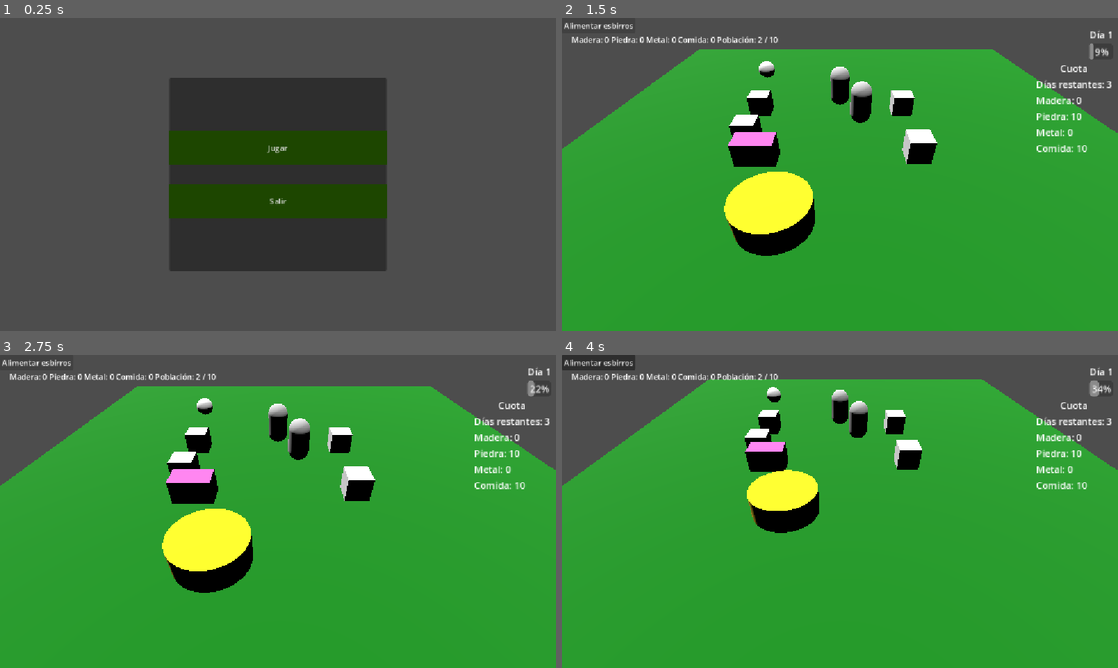
Above: before the commit, frames 1-4 (two rows, left to right).
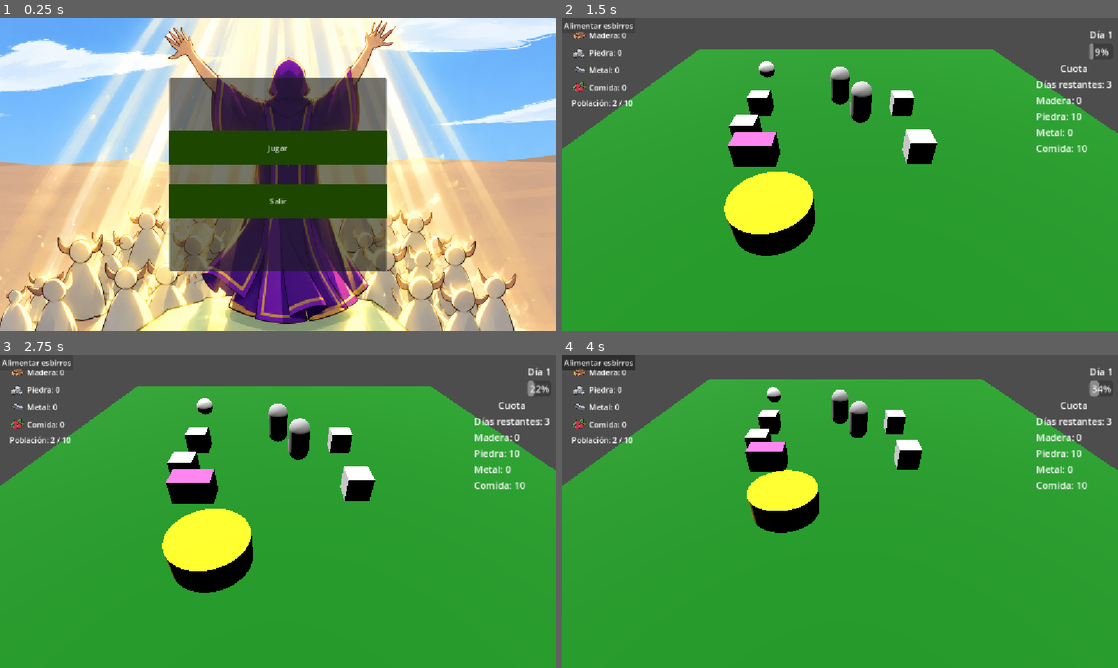
Above: after the commit, the same moments.

Repository: GonzaloDP/Proto-team-2
Game: Godot game, scene res://Escenas/Main_Menu.tscn
Two runs of this game, one before a commit and one after it. Both use one fixed random seed, a clock stepped at 60 frames per second and the inputs below. The engine's default icon, where the game draws it, is replaced by a stand-in: a white triangle on a blue panel in a dark square.
Inputs (mouse positions are in pixels of both pictures, inside the frame that each line leads up to):
- Up to frame 1 (0.25 s): no input
- Up to frame 2 (1.5 s): click "Jugar" at 0.5 s; click "Alimentar esbirros" at 1.25 s
- Up to frame 3 (2.75 s): click "Alimentar esbirros" at 2 s
- Up to frame 4 (4 s): click "Alimentar esbirros" at 2.75 s; tap Enter at 3.5 s; move the mouse to (962, 495) at 3.52 s; tap S (CamAbajo) at 3.6 s; click (962, 495) at 3.67 s

The runs differ from the first frame. In frame 1, 86% of the frame differs, in the area x 0-100%, y 0-100%; in frame 2, 1.0%; in frame 3, 1.0%; in frame 4, 1.0%.

Commit message:
Iconos y main menu ilustracion

Diff:
--- a/proto-team-2/Escenas/HUD_Unidad.tscn
+++ b/proto-team-2/Escenas/HUD_Unidad.tscn
@@ -1,6 +1,11 @@
 [gd_scene format=3 uid="uid://bkvj7woegk1v6"]
 
 [ext_resource type="Script" uid="uid://caen83bucpfys" path="res://Scripts/hud_unidad.gd" id="1_22wvu"]
+[ext_resource type="Texture2D" uid="uid://b20tk7nm1d56x" path="res://Assets/Gráficos 2D/Iconos/icono recoleccion.png" id="2_6bmu8"]
+[ext_resource type="Texture2D" uid="uid://qrn12u1hlggw" path="res://Assets/Gráficos 2D/Iconos/icono Velocidad de Rep.png" id="3_w7g60"]
+[ext_resource type="Texture2D" uid="uid://cm1kjpjl1akqh" path="res://Assets/Gráficos 2D/Iconos/Icono de velocidad de movimientp.png" id="4_nfvn5"]
+[ext_resource type="Texture2D" uid="uid://d2uhjr4pqb7xl" path="res://Assets/Gráficos 2D/Iconos/Icono Velocidad de Cons.png" id="5_gg6ah"]
+[ext_resource type="Texture2D" uid="uid://ckxasknebu2ae" path="res://Assets/Gráficos 2D/Iconos/icono saciedad.png" id="6_imowq"]
 
 [node name="HUD_Unidad" type="Control" unique_id=1556987955]
 layout_mode = 3
@@ -57,33 +62,42 @@
 size_flags_vertical = 8
 columns = 2
 
-[node name="IconoRecoleccion" type="Label" parent="Panel/Margen/Contenido/Atributos" unique_id=34072369]
+[node name="IconoRecoleccion" type="TextureRect" parent="Panel/Margen/Contenido/Atributos" unique_id=266918361]
 layout_mode = 2
-size_flags_vertical = 1
+texture = ExtResource("2_6bmu8")
+expand_mode = 2
 
 [node name="ValorRecoleccion" type="Label" parent="Panel/Margen/Contenido/Atributos" unique_id=459318186]
 layout_mode = 2
 
-[node name="IconoReproduccion" type="Label" parent="Panel/Margen/Contenido/Atributos" unique_id=878622524]
+[node name="IconoReproduccion" type="TextureRect" parent="Panel/Margen/Contenido/Atributos" unique_id=429206556]
 layout_mode = 2
+texture = ExtResource("3_w7g60")
+expand_mode = 2
 
 [node name="ValorReproduccion" type="Label" parent="Panel/Margen/Contenido/Atributos" unique_id=511207368]
 layout_mode = 2
 
-[node name="IconoMovimiento" type="Label" parent="Panel/Margen/Contenido/Atributos" unique_id=996533253]
+[node name="IconoMovimiento" type="TextureRect" parent="Panel/Margen/Contenido/Atributos" unique_id=1612504070]
 layout_mode = 2
+texture = ExtResource("4_nfvn5")
+expand_mode = 2
 
 [node name="ValorMovimiento" type="Label" parent="Panel/Margen/Contenido/Atributos" unique_id=1582661789]
 layout_mode = 2
 
-[node name="IconoConstruccion" type="Label" parent="Panel/Margen/Contenido/Atributos" unique_id=624040747]
+[node name="IconoConstruccion" type="TextureRect" parent="Panel/Margen/Contenido/Atributos" unique_id=63744130]
 layout_mode = 2
+texture = ExtResource("5_gg6ah")
+expand_mode = 2
 
 [node name="ValorConstruccion" type="Label" parent="Panel/Margen/Contenido/Atributos" unique_id=2016882252]
 layout_mode = 2
 
-[node name="IconoSaciedad" type="Label" parent="Panel/Margen/Contenido/Atributos" unique_id=215746989]
+[node name="IconoSaciedad" type="TextureRect" parent="Panel/Margen/Contenido/Atributos" unique_id=1619911611]
 layout_mode = 2
+texture = ExtResource("6_imowq")
+expand_mode = 2
 
 [node name="ValorSaciedad" type="Label" parent="Panel/Margen/Contenido/Atributos" unique_id=1671871530]
 layout_mode = 2
--- a/proto-team-2/Escenas/Level.tscn
+++ b/proto-team-2/Escenas/Level.tscn
@@ -16,9 +16,13 @@
 [ext_resource type="PackedScene" uid="uid://dkbr30n3bn7y4" path="res://Escenas/Recurso_unidad.tscn" id="12_6tp1g"]
 [ext_resource type="Script" uid="uid://dxptnbkd0tpec" path="res://Scripts/pause_menu.gd" id="12_a2mc0"]
 [ext_resource type="PackedScene" uid="uid://c0uoncfpsqxot" path="res://Escenas/Edificio_Reproducción.tscn" id="13_iqjgs"]
+[ext_resource type="Texture2D" uid="uid://c6qu3qu2eba7" path="res://Assets/Gráficos 2D/Iconos/Icono Madera.png" id="13_jbvcs"]
 [ext_resource type="Script" uid="uid://xyn54yubrflu" path="res://Scripts/day_manager.gd" id="13_ohlfa"]
+[ext_resource type="Texture2D" uid="uid://b2qu4v2btafcp" path="res://Assets/Gráficos 2D/Iconos/Icono comida.png" id="13_xpcoj"]
+[ext_resource type="Texture2D" uid="uid://ddmht60gnuwmf" path="res://Assets/Gráficos 2D/Iconos/Icono Piedra.png" id="14_k85as"]
 [ext_resource type="Script" uid="uid://cc08vd22bdeu5" path="res://Scripts/cuota.gd" id="14_tid47"]
 [ext_resource type="Texture2D" uid="uid://b18xa68b7nuqd" path="res://Assets/Gráficos 2D/Construcción UI/Martillo Icono.png" id="15_65587"]
+[ext_resource type="Texture2D" uid="uid://d1dxqpth6omnr" path="res://Assets/Gráficos 2D/Iconos/icono Metal.png" id="15_kour3"]
 [ext_resource type="Script" uid="uid://c4auf7cjj024c" path="res://Scripts/menu_construccion.gd" id="15_tid47"]
 [ext_resource type="Script" uid="uid://bm0vvop2w0grr" path="res://Scripts/penalties_manager.gd" id="18_xytri"]
 [ext_resource type="PackedScene" uid="uid://b4f5ki2p41ee1" path="res://Escenas/Edificio_Comedor.tscn" id="19_ofqdk"]
@@ -128,24 +132,64 @@
 offset_bottom = 70.0
 script = ExtResource("9_kcfce")
 
-[node name="HBoxContainer" type="HBoxContainer" parent="UI/InventarioUI" unique_id=925857572]
-layout_mode = 0
-offset_right = 400.0
-offset_bottom = 50.0
-
-[node name="LabelMadera" type="Label" parent="UI/InventarioUI/HBoxContainer" unique_id=204743402]
-layout_mode = 2
-
-[node name="LabelPiedra" type="Label" parent="UI/InventarioUI/HBoxContainer" unique_id=1861554169]
-layout_mode = 2
-
-[node name="LabelMetal" type="Label" parent="UI/InventarioUI/HBoxContainer" unique_id=2125560515]
-layout_mode = 2
-
-[node name="LabelComida" type="Label" parent="UI/InventarioUI/HBoxContainer" unique_id=874767175]
-layout_mode = 2
-
-[node name="LabelPoblación" type="Label" parent="UI/InventarioUI/HBoxContainer" unique_id=566696229]
+[node name="VBoxContainer" type="VBoxContainer" parent="UI/InventarioUI" unique_id=1117051341]
+layout_mode = 0
+offset_right = 40.0
+offset_bottom = 40.0
+
+[node name="HBoxContainer" type="HBoxContainer" parent="UI/InventarioUI/VBoxContainer" unique_id=925857572]
+layout_mode = 2
+
+[node name="IconMadera" type="TextureRect" parent="UI/InventarioUI/VBoxContainer/HBoxContainer" unique_id=507528787]
+custom_minimum_size = Vector2(32, 32)
+layout_mode = 2
+texture = ExtResource("13_jbvcs")
+expand_mode = 1
+stretch_mode = 5
+
+[node name="LabelMadera" type="Label" parent="UI/InventarioUI/VBoxContainer/HBoxContainer" unique_id=204743402]
+layout_mode = 2
+
+[node name="HBoxContainer2" type="HBoxContainer" parent="UI/InventarioUI/VBoxContainer" unique_id=1818758833]
+layout_mode = 2
+
+[node name="IconPiedra" type="TextureRect" parent="UI/InventarioUI/VBoxContainer/HBoxContainer2" unique_id=2097821708]
+custom_minimum_size = Vector2(32, 32)
+layout_mode = 2
+texture = ExtResource("14_k85as")
+expand_mode = 1
+stretch_mode = 5
+
+[node name="LabelPiedra" type="Label" parent="UI/InventarioUI/VBoxContainer/HBoxContainer2" unique_id=1861554169]
+layout_mode = 2
+
+[node name="HBoxContainer3" type="HBoxContainer" parent="UI/InventarioUI/VBoxContainer" unique_id=1705076365]
+layout_mode = 2
+
+[node name="IconMetal" type="TextureRect" parent="UI/InventarioUI/VBoxContainer/HBoxContainer3" unique_id=1879291213]
+custom_minimum_size = Vector2(32, 32)
+layout_mode = 2
+texture = ExtResource("15_kour3")
+expand_mode = 1
+stretch_mode = 5
+
+[node name="LabelMetal" type="Label" parent="UI/InventarioUI/VBoxContainer/HBoxContainer3" unique_id=2125560515]
+layout_mode = 2
+
+[node name="HBoxContainer4" type="HBoxContainer" parent="UI/InventarioUI/VBoxContainer" unique_id=1992466240]
+layout_mode = 2
+
+[node name="IconComida" type="TextureRect" parent="UI/InventarioUI/VBoxContainer/HBoxContainer4" unique_id=945587277]
+custom_minimum_size = Vector2(32, 32)
+layout_mode = 2
+texture = ExtResource("13_xpcoj")
+expand_mode = 1
+stretch_mode = 5
+
+[node name="LabelComida" type="Label" parent="UI/InventarioUI/VBoxContainer/HBoxContainer4" unique_id=874767175]
+layout_mode = 2
+
+[node name="LabelPoblación" type="Label" parent="UI/InventarioUI/VBoxContainer" unique_id=566696229]
 layout_mode = 2
 
 [node name="DayUI" type="Control" parent="UI" unique_id=463724722]
--- a/proto-team-2/Escenas/Main_Menu.tscn
+++ b/proto-team-2/Escenas/Main_Menu.tscn
@@ -1,6 +1,7 @@
 [gd_scene format=3 uid="uid://d05w17gtf1lnj"]
 
 [ext_resource type="Script" uid="uid://1gm2mnki8lui" path="res://Scripts/main_menu.gd" id="1_5ckub"]
+[ext_resource type="Texture2D" uid="uid://dm3804a16o763" path="res://Assets/Gráficos 2D/Iconos/Ritual de luz en el desierto.png" id="2_i8jda"]
 
 [sub_resource type="StyleBoxFlat" id="StyleBoxFlat_5ckub"]
 bg_color = Color(0.11372549, 0.27450982, 0, 1)
@@ -19,6 +20,24 @@
 grow_horizontal = 2
 grow_vertical = 2
 script = ExtResource("1_5ckub")
+
+[node name="CenterContainer2" type="CenterContainer" parent="." unique_id=1265395487]
+layout_mode = 1
+anchors_preset = 8
+anchor_left = 0.5
+anchor_top = 0.5
+anchor_right = 0.5
+anchor_bottom = 0.5
+grow_horizontal = 2
+grow_vertical = 2
+offset_transform_enabled = true
+offset_transform_scale = Vector2(0.85, 0.85)
+
+[node name="TextureRect" type="TextureRect" parent="CenterContainer2" unique_id=1717090045]
+layout_mode = 2
+texture = ExtResource("2_i8jda")
+expand_mode = 1
+stretch_mode = 3
 
 [node name="CenterContainer" type="CenterContainer" parent="." unique_id=632397287]
 layout_mode = 1
--- a/proto-team-2/Scripts/hud_unidad.gd
+++ b/proto-team-2/Scripts/hud_unidad.gd
@@ -14,7 +14,6 @@
 var unidad_actual: Unidad = null
 
 func _ready() -> void:
-	_configurar_tooltips()
 	hide()
 
 func _process(delta: float) -> void:
@@ -25,12 +24,12 @@
 	estado_unidad.text = obtener_estado(unidad_actual)
 	valor_saciedad.text = "%d / %d" % [unidad_actual.satiety, unidad_actual.initialSatiety]
 
-func _configurar_tooltips():
-	$Panel/Margen/Contenido/Atributos/IconoRecoleccion.text = "Icono recoleccion"
-	$Panel/Margen/Contenido/Atributos/IconoReproduccion.text = "Icono reproduccion"
-	$Panel/Margen/Contenido/Atributos/IconoMovimiento.text = "Icono movimiento"
-	$Panel/Margen/Contenido/Atributos/IconoConstruccion.text = "Icono construccion"
-	$Panel/Margen/Contenido/Atributos/ValorSaciedad.text = "Icono Saciedad"
+#func _configurar_tooltips():
+	#$Panel/Margen/Contenido/Atributos/IconoRecoleccion.text = "Icono recoleccion"
+	#$Panel/Margen/Contenido/Atributos/IconoReproduccion.text = "Icono reproduccion"
+	#$Panel/Margen/Contenido/Atributos/IconoMovimiento.text = "Icono movimiento"
+	#$Panel/Margen/Contenido/Atributos/IconoConstruccion.text = "Icono construccion"
+	#$Panel/Margen/Contenido/Atributos/ValorSaciedad.text = "Icono Saciedad"
 
 func mostrar_unidad(unidad: Unidad):
 	if not is_instance_valid(unidad):
--- a/proto-team-2/Scripts/inventario_ui.gd
+++ b/proto-team-2/Scripts/inventario_ui.gd
@@ -3,11 +3,11 @@
 @onready var inventario: Inventario = get_tree().current_scene.get_node("Inventario")
 @onready var unidad_maxima: int
 
-@onready var madera_label = $HBoxContainer/LabelMadera
-@onready var piedra_label = $HBoxContainer/LabelPiedra
-@onready var metal_label = $HBoxContainer/LabelMetal
-@onready var comida_label = $HBoxContainer/LabelComida
-@onready var poblacion_label = $"HBoxContainer/LabelPoblación"
+@onready var madera_label = $VBoxContainer/HBoxContainer/LabelMadera
+@onready var piedra_label = $VBoxContainer/HBoxContainer2/LabelPiedra
+@onready var metal_label = $VBoxContainer/HBoxContainer3/LabelMetal
+@onready var comida_label = $VBoxContainer/HBoxContainer4/LabelComida
+@onready var poblacion_label = $"VBoxContainer/LabelPoblación"
 
 func _ready() -> void:
 	inventario.inventario_actualizado.connect(actualizar_ui)
--- a/proto-team-2/Scripts/menu_construccion.gd
+++ b/proto-team-2/Scripts/menu_construccion.gd
@@ -16,19 +16,19 @@
 	"Edificio de Reproducción": {
 		"tipo_id": "reproduccion",
 		"costo": {Recurso.Tipo_Recurso.COMIDA: 1, Recurso.Tipo_Recurso.MADERA: 1},
-		"icono": "res://icon.svg", # Placeholder*
+		"icono": "res://Assets/Gráficos 2D/Iconos/Icono Reproduccion.png",
 		"puntos_construccion_requeridos": 100
 	},
 	"Edificio de Vivienda": {
 		"tipo_id": "vivienda",
 		"costo": {Recurso.Tipo_Recurso.MADERA: 1},
-		"icono": "res://icon.svg", # Placeholder*
+		"icono": "res://Assets/Gráficos 2D/Iconos/Icono Vivienda.png",
 		"puntos_construccion_requeridos": 60
 	},
 	"Edificio Comedor": {
 		"tipo_id": "comedor",
 		"costo": {Recurso.Tipo_Recurso.MADERA: 1, Recurso.Tipo_Recurso.PIEDRA: 1},
-		"icono": "res://icon.svg", # Placeholder*
+		"icono": "res://Assets/Gráficos 2D/Iconos/Icono Comedor.png",
 		"puntos_construccion_requeridos": 150
 	}
 }
Binary file added: proto-team-2/Assets/Gráficos 2D/Iconos/Icono Comedor.png
Not shown, added: proto-team-2/Assets/Gráficos 2D/Iconos/Icono Comedor.png.import
Binary file added: proto-team-2/Assets/Gráficos 2D/Iconos/Icono Madera.png
Not shown, added: proto-team-2/Assets/Gráficos 2D/Iconos/Icono Madera.png.import
Binary file added: proto-team-2/Assets/Gráficos 2D/Iconos/Icono Piedra.png
Not shown, added: proto-team-2/Assets/Gráficos 2D/Iconos/Icono Piedra.png.import
Binary file added: proto-team-2/Assets/Gráficos 2D/Iconos/Icono Reproduccion.png
Not shown, added: proto-team-2/Assets/Gráficos 2D/Iconos/Icono Reproduccion.png.import
Binary file added: proto-team-2/Assets/Gráficos 2D/Iconos/Icono Velocidad de Cons.png
Not shown, added: proto-team-2/Assets/Gráficos 2D/Iconos/Icono Velocidad de Cons.png.import
Binary file added: proto-team-2/Assets/Gráficos 2D/Iconos/Icono Vivienda.png
Not shown, added: proto-team-2/Assets/Gráficos 2D/Iconos/Icono Vivienda.png.import
(and 22 more such lines)
